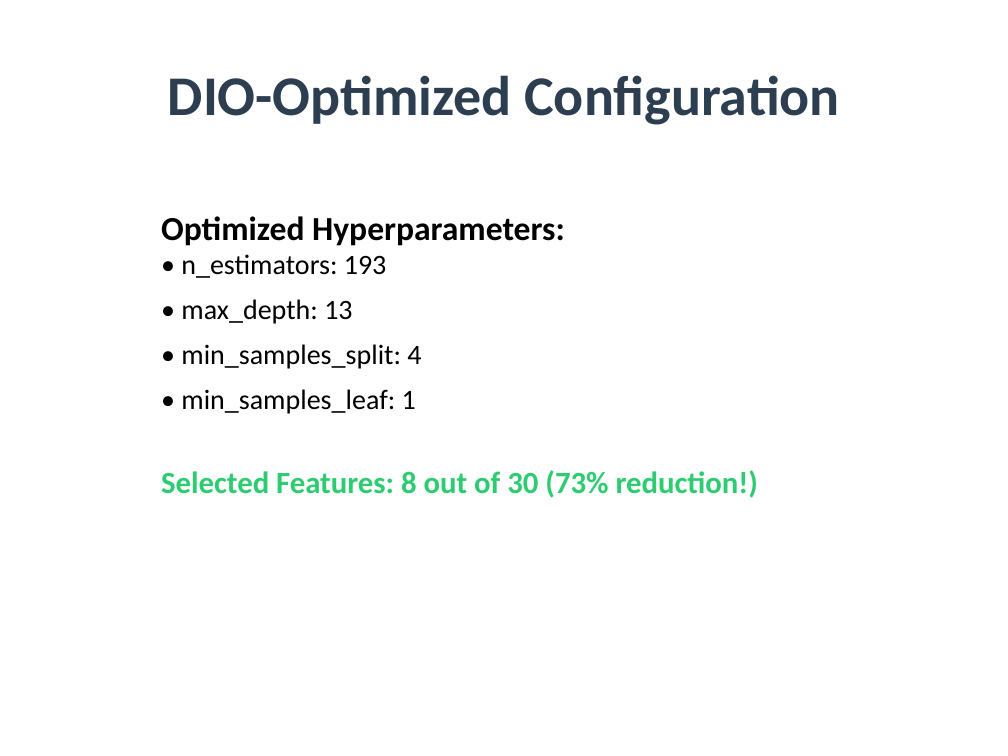
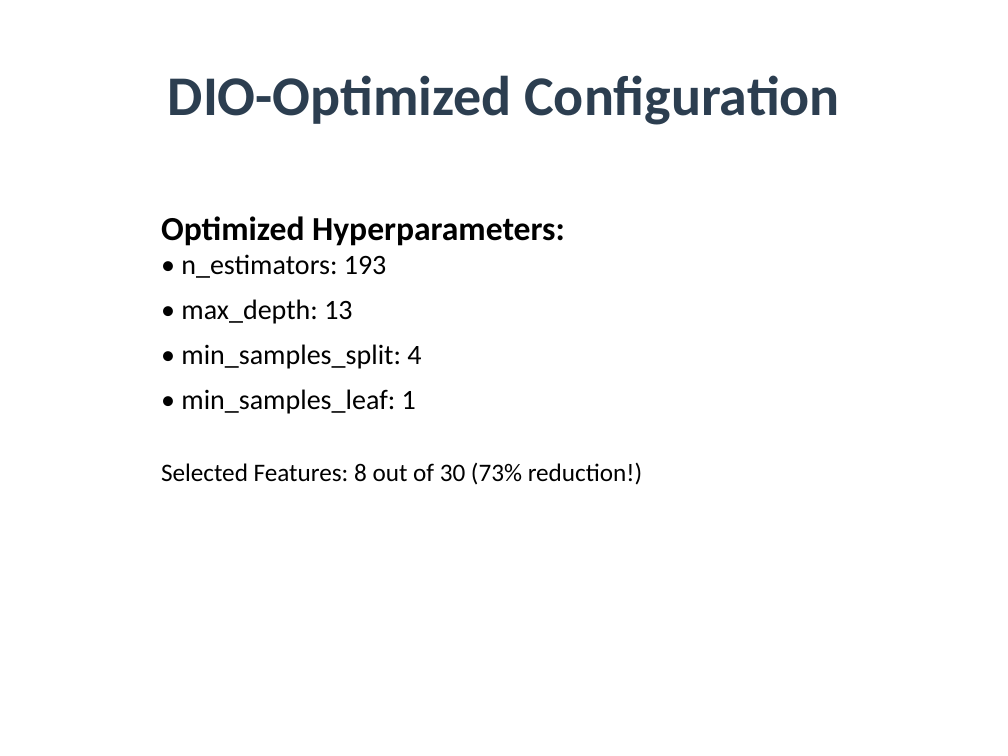
Before and after one commit to amine-dubs/dio-optimization, a slide deck: slide 9 of Presentation/DIO_Research_Presentation.pptx. Drawn at 1008x756 pixels with LibreOffice and Linux fonts; fonts in the diff are those of the drawing. Boxes give left, top, right and bottom in pixels: in the first picture for what was removed or moved away, otherwise in the second. Text is boxed around its words. In the diff, an @@ line names an element or a change of style, - is before the commit and + after.

```diff
--- a/Presentation/DIO_Research_Presentation.pptx
+++ b/Presentation/DIO_Research_Presentation.pptx
@@ text at [161,463,642,485]: size 22 to 18 pt, text colour #2ECC71 to #000000, bold off in "Selected Features: 8 out of 30 (73% ..." @@
```
Also in this commit, not shown: 5 other slides changed, 1 other file.
